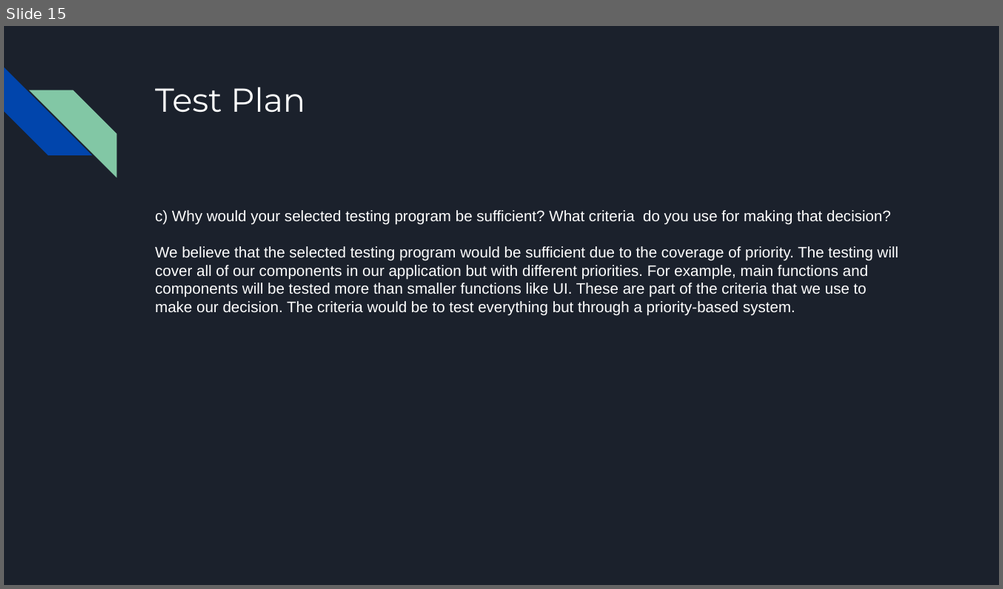
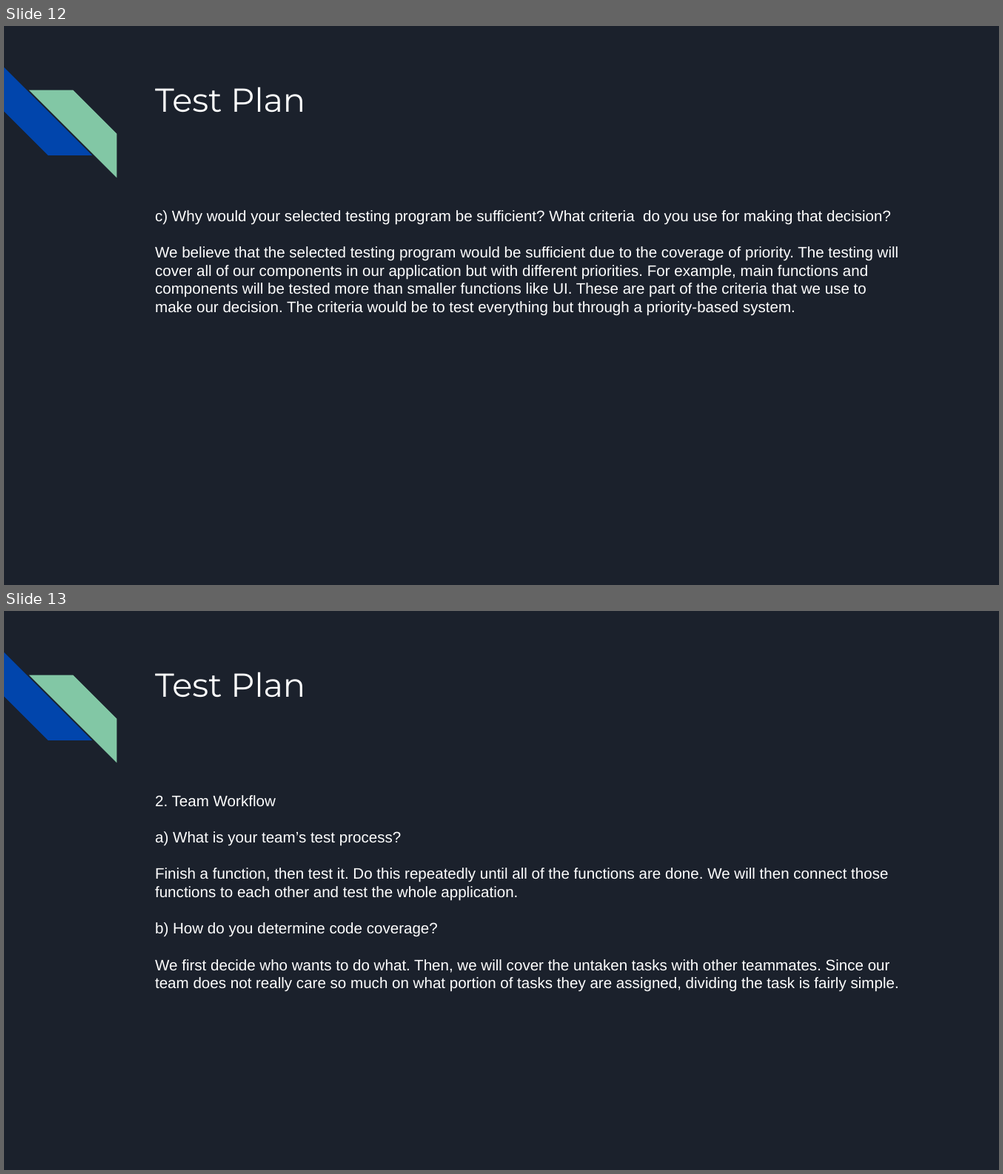
Before and after one commit to jamilkhan98/CECS491AProject, a slide deck: Sprints/Sprint #4/Sprint #4 Presentation.pptx. Shown one above the other, each under a label of ours: slide 15 before the commit, slides 12 and 13 after it. The pictures are 1003x589 and 1003x1174 pixels, drawn with LibreOffice and Linux fonts; fonts in the diff are those of the drawing. Boxes give left, top, right and bottom in pixels: in the first picture for what was removed or moved away, otherwise in the second. Text is boxed around its words. In the diff, an @@ line names an element or a change of style, - is before the commit and + after.

```diff
--- a/Sprints/Sprint #4/Sprint #4 Presentation.pptx
+++ b/Sprints/Sprint #4/Sprint #4 Presentation.pptx
@@ slide 13 added at (4, 611, 999, 1170), background #1B212C; not listed: 2 template elements that a slide beside it also shows @@
@@ title added at (155, 672, 305, 698), 24 pt, text #FFFFFF @@
+Test Plan
@@ text added at (155, 795, 899, 992), 11 pt, text #FFFFFF @@
+2. Team Workflow
+a) What is your team’s test process?
+Finish a function, then test it. Do this repeatedly until all of the functions are done. We will then connect those functions to each other and test the whole application.
+b) How do you determine code coverage?
+We first decide who wants to do what. Then, we will cover the untaken tasks with other teammates. Since our team does not really care so much on what portion of tasks they are assigned, dividing the task is fairly simple.
@@ what was slide 15 is now slide 12 @@
```
Also in this commit, not shown: 7 slides changed, 14 other slides added.
